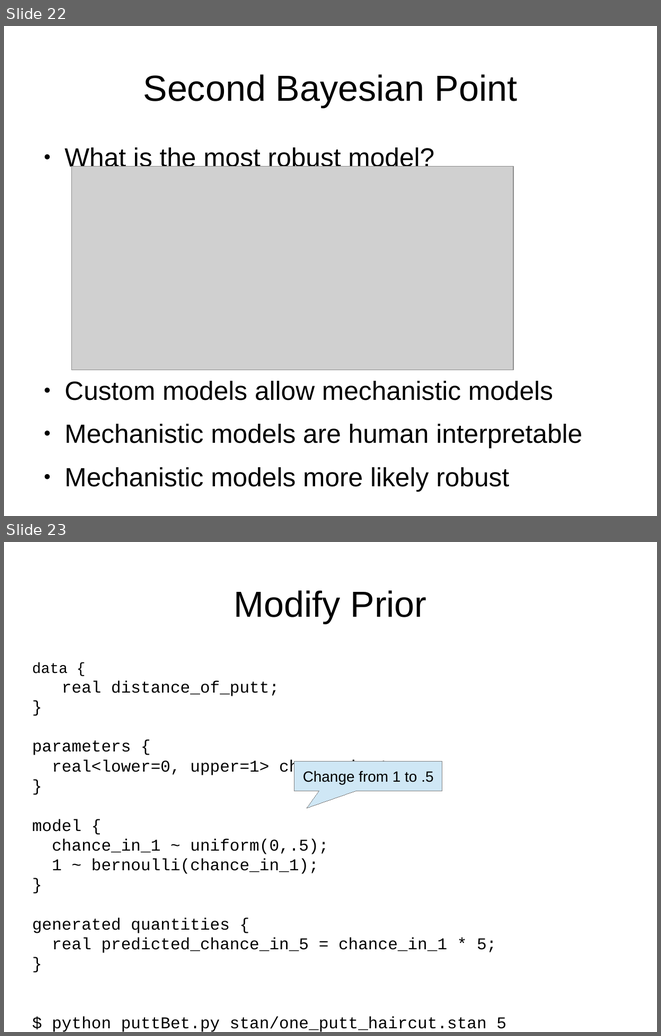
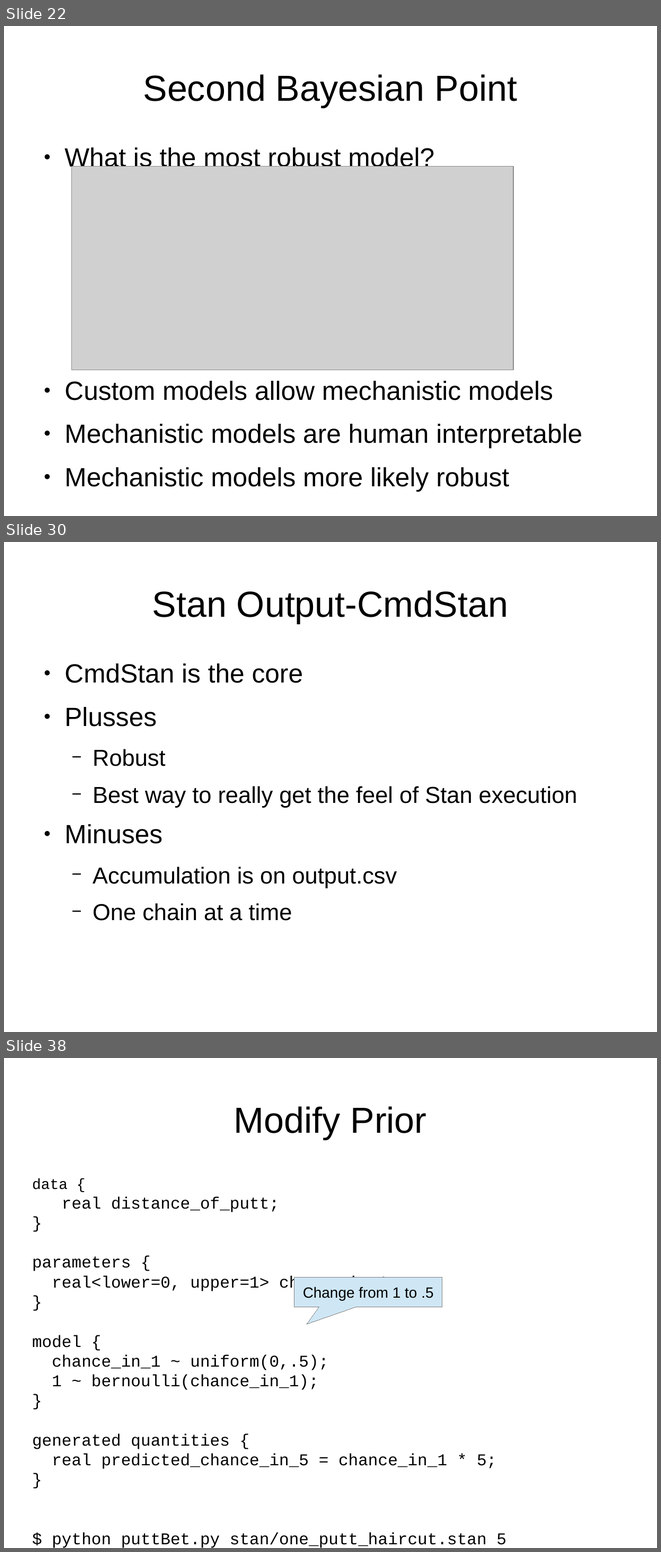
Before and after one commit to breckbaldwin/StanIsThePlanDist, a slide deck: slides/StanIsThePlanPyData2.odp. Shown one above the other, each under a label of ours: slides 22 and 23 before the commit, slides 22, 30 and 38 after it; the slides between them are not shown. The pictures are 661x1036 and 661x1552 pixels, drawn with LibreOffice and Linux fonts; fonts in the diff are those of the drawing; grey boxes stand for pictures. Boxes give left, top, right and bottom in pixels: in the first picture for what was removed or moved away, otherwise in the second. Text is boxed around its words. In the diff, an @@ line names an element or a change of style, - is before the commit and + after.

```diff
--- a/slides/StanIsThePlanPyData2.odp
+++ b/slides/StanIsThePlanPyData2.odp
@@ slide 30 added at bbox=[4, 542, 657, 1032], background #FFFFFF @@
@@ title added at bbox=[152, 590, 508, 623], 44 pt, text #000000 @@
+Stan Output-CmdStan
@@ text added at bbox=[64, 663, 577, 920], 28 pt, text #000000 @@
+● CmdStan is the core
+● Plusses
+  − Robust
+  − Best way to really get the feel of Stan execution
+● Minuses
+  − Accumulation is on output.csv
+  − One chain at a time
@@ what was slide 23 is now slide 38 @@
```
Also in this commit, not shown: 14 other slides added.
